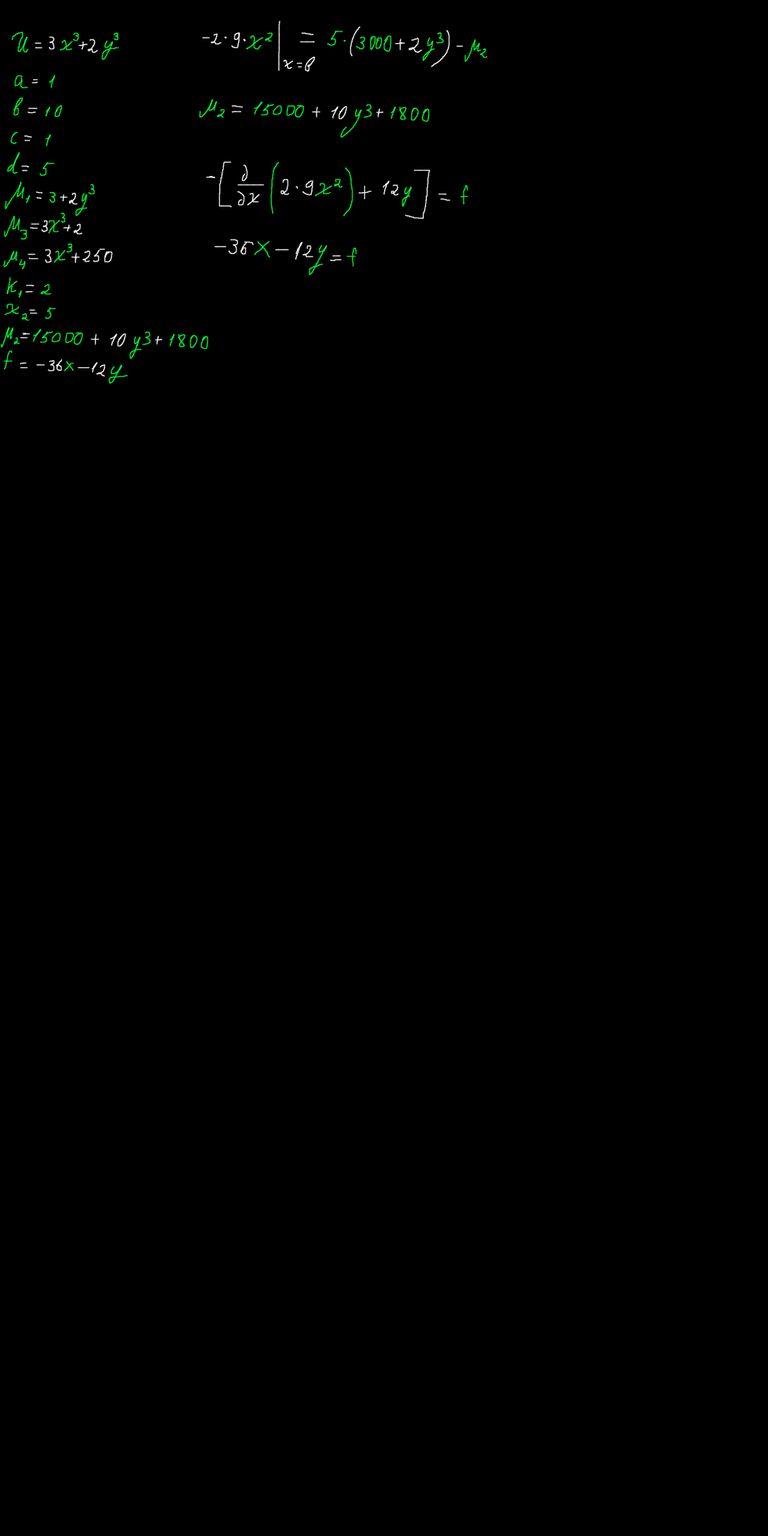
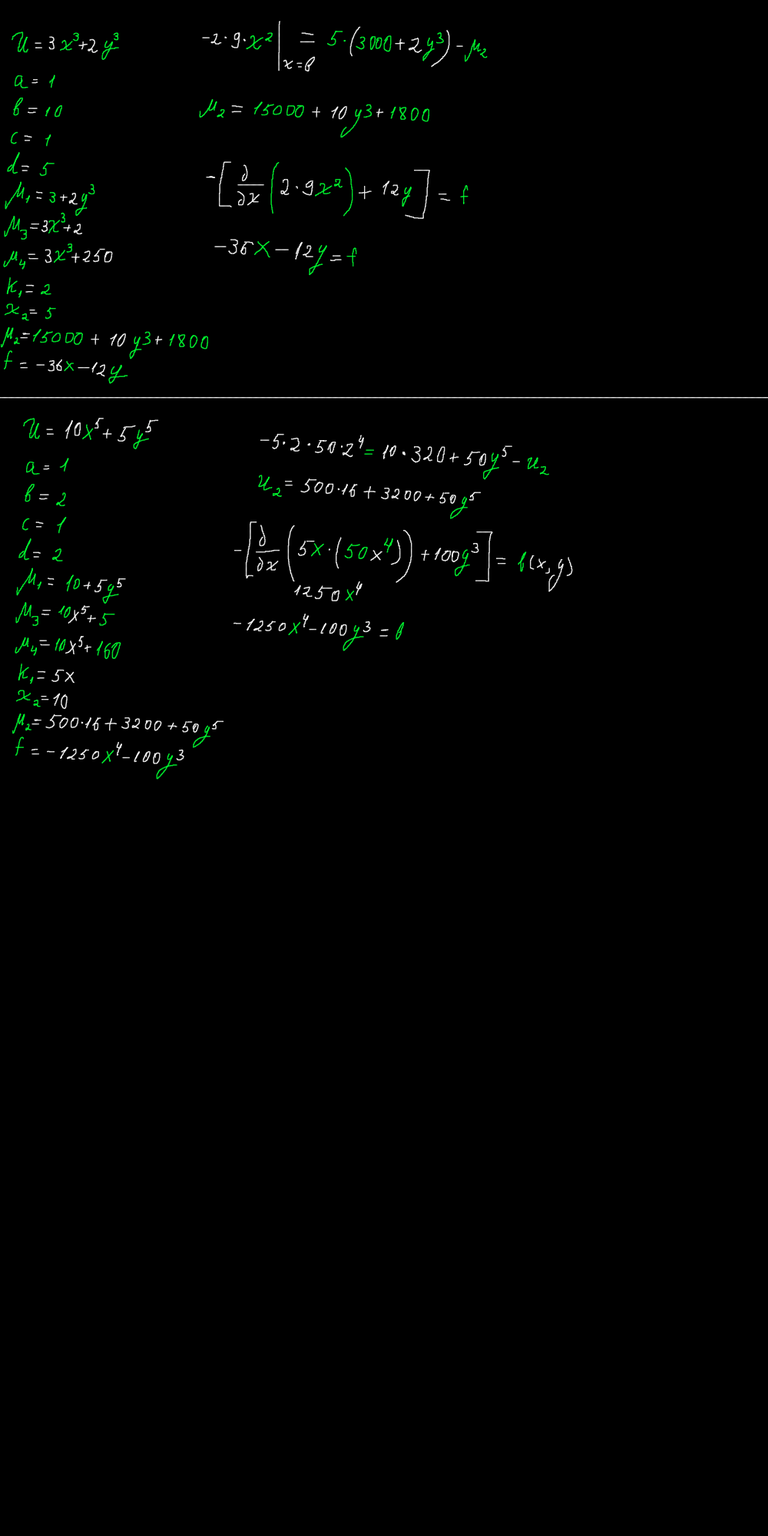
Revision of a layered 768×1536 image; what changed, layer by layer:
painted on "Paint Layer 2 (pasted)" over (x1=0, y1=397, x2=541, y2=780)
painted on "Paint Layer 1" over (x1=0, y1=397, x2=768, y2=780)
